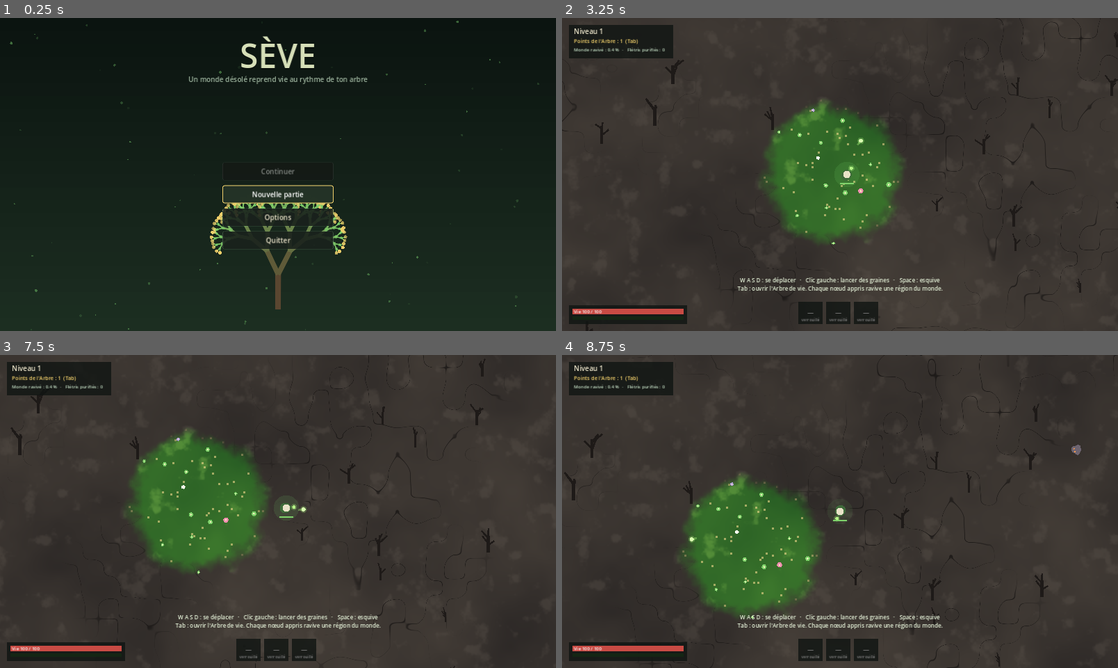
Above: before the commit, frames 1-4 (two rows, left to right).
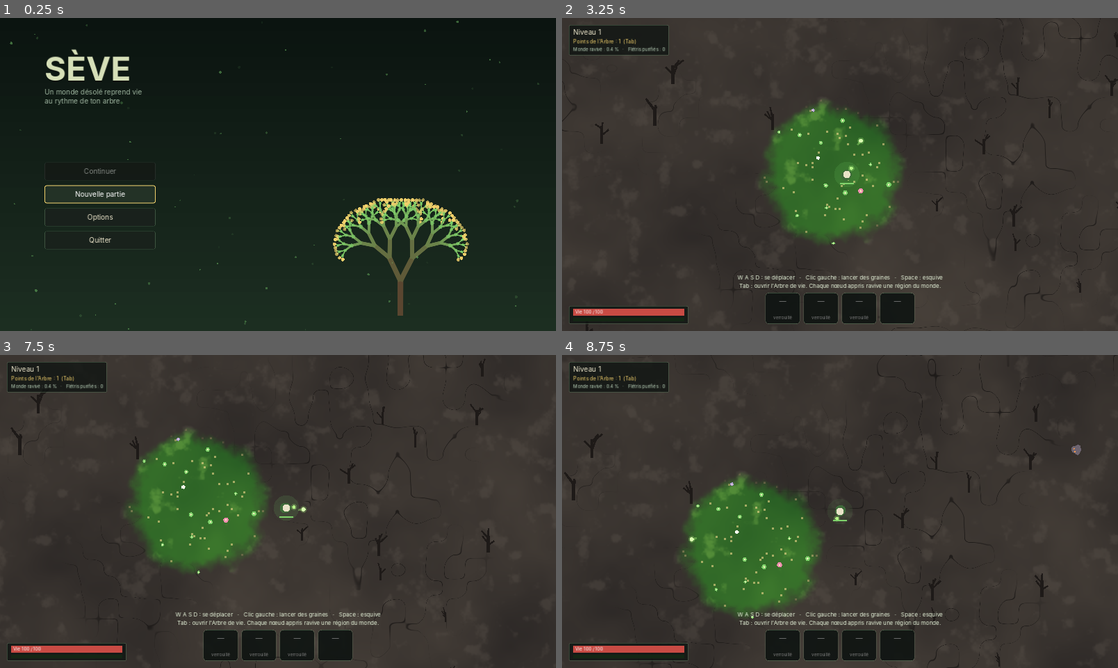
Above: after the commit, the same moments.

Repository: Dranto/Tree
Game: Godot game, scene res://scenes/title.tscn
Same seed, same stepped clock (60 frames per second), same inputs: the game is played once before the commit and once after it.
Inputs (mouse positions are in pixels of both pictures, inside the frame that each line leads up to):
- Up to frame 1 (0.25 s): no input
- Up to frame 2 (3.25 s): click "Nouvelle partie" at 0.5 s; tap Enter at 1.25, 2.75 s; move the mouse to (962, 158) at 1.27 s; hold D (move_right) 1.28-2 s; hold Tab (toggle_tree) 1.28-2 s; tap Space (dash) at 1.35, 2 s; click (962, 158) at 1.42 s; drag from (840, 174) to (812, 237) at 2.02 s; move the mouse to (895, 105) at 2.77 s; press the mouse at (895, 105) at 2.78 s; hold D (move_right) from 2.78 s (still down); tap Tab (toggle_tree) at 3.05 s
- Up to frame 3 (7.5 s): release D (move_right) at 3.5 s; release the mouse at (333, 442) at 3.5 s; drag from (250, 574) to (111, 464) at 3.52 s; tap Space (dash) at 4.25, 5.75 s; move the mouse to (444, 558) at 4.27 s; hold A (move_left) 4.28-5 s; hold Tab (toggle_tree) 4.28-5 s; click (444, 558) at 4.42 s; tap R (skill_bloom) at 4.9 s; tap Enter at 5 s; drag from (111, 464) to (194, 433) at 5.02 s; move the mouse to (305, 511) at 5.77 s; hold S (move_down) 5.78-6.5 s; hold Tab (toggle_tree) 5.78-6.5 s; tap T at 5.85 s; click (305, 511) at 5.92 s; tap E (skill_cloud) at 6.4 s; drag from (194, 433) to (166, 527) at 6.52 s; move the mouse to (400, 495) at 7.27 s; hold W (move_up) from 7.28 s (still down); hold Tab (toggle_tree) from 7.28 s (still down); click (400, 495) at 7.42 s
- Up to frame 4 (8.75 s): tap Q (skill_nova) at 7.9 s; release W (move_up) at 8 s; release Tab (toggle_tree) at 8 s; drag from (728, 527) to (812, 574) at 8.02 s

The runs differ from the first frame. In frame 1, 5.7% of the frame differs, in the area x 8-85%, y 5-96%; in frame 2, 3.8%; in frame 3, 3.8%; in frame 4, 3.8%.

Commit message:
Interface en nœuds Control adaptable à la résolution : HUD, titre, police embarquée
Co-Authored-By: Claude Sonnet 5.5 <noreply@anthropic.com>
Claude-Session: https://claude.ai/code/session_01H7XDvv58Sovku7yYYVeefi

Diff:
--- a/godot/scripts/hud.gd
+++ b/godot/scripts/hud.gd
@@ -1,28 +1,91 @@
 ## Interface en jeu : vie, expérience, points à placer, compétences et état du monde.
+## Construite en nœuds Control ancrés aux bords : elle suit la taille de la fenêtre.
 extends Control
+
+const UiTheme = preload("res://scripts/ui_theme.gd")
+const Content = preload("res://scripts/content.gd")
 
 ## Part du monde qu'il est possible de raviver (disque de l'arbre sur la carte carrée).
 const REVIVABLE := 0.67
+## Emplacements de compétences : au moins MIN_SLOTS affichés, au plus MAX_SLOTS.
+const MIN_SLOTS := 4
+const MAX_SLOTS := 6
+const MARGIN := 20
 
 var main
-var font: Font
 var banner_text := ""
 var banner_time := 0.0
 var hint_time := 12.0
 
+var _labels := {}
+var _level_label: Label
+var _points_label: Label
+var _world_label: Label
+var _hp_bar: ProgressBar
+var _hp_label: Label
+var _xp_bar: ProgressBar
+var _banner: Label
+var _hint_box: VBoxContainer
+var _slots: Array = []
+
+
+## Un emplacement de compétence : aplat de couleur, voile de recharge, touche et nom.
+class Slot extends PanelContainer:
+	var skill_id := ""
+	var color := Color.WHITE
+	var owned := false
+	var ratio := 0.0
+	var icon: Control
+	var key_label: Label
+	var name_label: Label
+
+	func _init() -> void:
+		custom_minimum_size = Vector2(100, 76)
+		var box := VBoxContainer.new()
+		box.add_theme_constant_override("separation", 2)
+		add_child(box)
+		icon = Control.new()
+		icon.custom_minimum_size = Vector2(0, 30)
+		icon.size_flags_horizontal = Control.SIZE_EXPAND_FILL
+		icon.draw.connect(_draw_icon)
+		box.add_child(icon)
+		key_label = Label.new()
+		key_label.horizontal_alignment = HORIZONTAL_ALIGNMENT_CENTER
+		key_label.add_theme_font_size_override("font_size", 16)
+		box.add_child(key_label)
+		name_label = Label.new()
+		name_label.horizontal_alignment = HORIZONTAL_ALIGNMENT_CENTER
+		name_label.add_theme_font_size_override("font_size", 12)
+		name_label.text_overrun_behavior = TextServer.OVERRUN_TRIM_ELLIPSIS
+		box.add_child(name_label)
+
+	func _draw_icon() -> void:
+		var r := Rect2(Vector2.ZERO, icon.size)
+		if not owned:
+			icon.draw_string(UiTheme.font(), Vector2(0, r.size.y - 8), "—", HORIZONTAL_ALIGNMENT_CENTER, r.size.x, 20, Color(0.5, 0.5, 0.5))
+			return
+		icon.draw_rect(r, color.darkened(0.6) if ratio > 0.0 else color)
+		if ratio > 0.0:
+			icon.draw_rect(Rect2(0, 0, r.size.x, r.size.y * ratio), Color(0, 0, 0, 0.45))
+
+	func refresh() -> void:
+		icon.queue_redraw()
+
 
 func _ready() -> void:
 	set_anchors_and_offsets_preset(Control.PRESET_FULL_RECT)
 	mouse_filter = Control.MOUSE_FILTER_IGNORE
-	font = ThemeDB.fallback_font
+	theme = UiTheme.make()
+	_build_top_left()
+	_build_bottom_left()
+	_build_bottom_center()
+	_build_banner()
+	_refresh()
 
 
 func banner(s: String) -> void:
 	banner_text = s
 	banner_time = 3.0
-
-
-var _labels := {}
 
 
 ## Nom de la touche selon la disposition du clavier du joueur (Z sur AZERTY pour « avancer »).
@@ -30,90 +93,170 @@
 	if _labels.has(action):
 		return _labels[action]
 	var label := "?"
-	for ev in InputMap.action_get_events(action):
-		var key_ev := ev as InputEventKey
-		if key_ev:
-			var kc := key_ev.physical_keycode
-			if DisplayServer.get_name() != "headless":
-				kc = DisplayServer.keyboard_get_keycode_from_physical(kc)
-			label = OS.get_keycode_string(kc)
-			break
+	if InputMap.has_action(action):
+		for ev in InputMap.action_get_events(action):
+			var key_ev := ev as InputEventKey
+			if key_ev:
+				var kc := key_ev.physical_keycode
+				if DisplayServer.get_name() != "headless":
+					kc = DisplayServer.keyboard_get_keycode_from_physical(kc)
+				label = OS.get_keycode_string(kc)
+				break
 	_labels[action] = label
 	return label
+
+
+func _panel(anchor: Control.LayoutPreset, grow_h: Control.GrowDirection, grow_v: Control.GrowDirection) -> PanelContainer:
+	var p := PanelContainer.new()
+	p.mouse_filter = Control.MOUSE_FILTER_IGNORE
+	p.set_anchors_and_offsets_preset(anchor, Control.PRESET_MODE_MINSIZE, MARGIN)
+	p.grow_horizontal = grow_h
+	p.grow_vertical = grow_v
+	var sb := UiTheme.box(Color(0.06, 0.08, 0.07, 0.8), Color(0.6, 0.8, 0.6, 0.2), 1, 4)
+	sb.content_margin_left = 12
+	sb.content_margin_right = 12
+	sb.content_margin_top = 8
+	sb.content_margin_bottom = 8
+	p.add_theme_stylebox_override("panel", sb)
+	add_child(p)
+	return p
+
+
+func _label(parent: Node, size_px: int, color: Color) -> Label:
+	var l := Label.new()
+	l.add_theme_font_size_override("font_size", size_px)
+	l.add_theme_color_override("font_color", color)
+	parent.add_child(l)
+	return l
+
+
+func _bar(fill: Color, back: Color, height: float) -> ProgressBar:
+	var b := ProgressBar.new()
+	b.show_percentage = false
+	b.min_value = 0.0
+	b.max_value = 1.0
+	b.step = 0.0
+	b.custom_minimum_size = Vector2(320, height)
+	var bg := StyleBoxFlat.new()
+	bg.bg_color = back
+	var fg := StyleBoxFlat.new()
+	fg.bg_color = fill
+	b.add_theme_stylebox_override("background", bg)
+	b.add_theme_stylebox_override("fill", fg)
+	return b
+
+
+func _build_top_left() -> void:
+	var p := _panel(Control.PRESET_TOP_LEFT, Control.GROW_DIRECTION_END, Control.GROW_DIRECTION_END)
+	var v := VBoxContainer.new()
+	v.add_theme_constant_override("separation", 4)
+	p.add_child(v)
+	_level_label = _label(v, 20, UiTheme.INK)
+	_points_label = _label(v, 15, UiTheme.GOLD)
+	_world_label = _label(v, 13, Color(0.75, 0.85, 0.75))
+
+
+func _build_bottom_left() -> void:
+	var p := _panel(Control.PRESET_BOTTOM_LEFT, Control.GROW_DIRECTION_END, Control.GROW_DIRECTION_BEGIN)
+	var v := VBoxContainer.new()
+	v.add_theme_constant_override("separation", 6)
+	p.add_child(v)
+	_hp_bar = _bar(Color("c84b44"), Color(0.25, 0.08, 0.08), 20)
+	v.add_child(_hp_bar)
+	_hp_label = _label(_hp_bar, 13, Color.WHITE)
+	_hp_label.set_anchors_and_offsets_preset(Control.PRESET_FULL_RECT)
+	_hp_label.offset_left = 6
+	_hp_label.vertical_alignment = VERTICAL_ALIGNMENT_CENTER
+	_xp_bar = _bar(Color("7fd36b"), Color(0.08, 0.15, 0.08), 10)
+	v.add_child(_xp_bar)
+
+
+func _build_bottom_center() -> void:
+	var v := VBoxContainer.new()
+	v.mouse_filter = Control.MOUSE_FILTER_IGNORE
+	v.alignment = BoxContainer.ALIGNMENT_END
+	v.add_theme_constant_override("separation", 10)
+	v.set_anchors_and_offsets_preset(Control.PRESET_CENTER_BOTTOM, Control.PRESET_MODE_MINSIZE, MARGIN)
+	v.grow_horizontal = Control.GROW_DIRECTION_BOTH
+	v.grow_vertical = Control.GROW_DIRECTION_BEGIN
+	add_child(v)
+	_hint_box = VBoxContainer.new()
+	_hint_box.add_theme_constant_override("separation", 4)
+	v.add_child(_hint_box)
+	for i in 2:
+		var l := _label(_hint_box, 16, Color(0.9, 0.95, 0.85))
+		l.horizontal_alignment = HORIZONTAL_ALIGNMENT_CENTER
+	var row := HBoxContainer.new()
+	row.alignment = BoxContainer.ALIGNMENT_CENTER
+	row.add_theme_constant_override("separation", 10)
+	v.add_child(row)
+	var ids: Array = Content.skills().keys().slice(0, MAX_SLOTS)
+	for i in maxi(MIN_SLOTS, ids.size()):
+		var s := Slot.new()
+		if i < ids.size():
+			s.skill_id = ids[i]
+			s.color = Color(Content.skills()[ids[i]].get("color", "#ffffff"))
+			s.name_label.text = Content.skills()[ids[i]].get("short", ids[i])
+		row.add_child(s)
+		_slots.append(s)
+
+
+func _build_banner() -> void:
+	_banner = Label.new()
+	_banner.horizontal_alignment = HORIZONTAL_ALIGNMENT_CENTER
+	_banner.add_theme_font_size_override("font_size", 24)
+	_banner.add_theme_color_override("font_color", Color(0.95, 0.92, 0.75))
+	_banner.set_anchors_and_offsets_preset(Control.PRESET_TOP_WIDE)
+	_banner.offset_top = 140
+	_banner.offset_bottom = 180
+	add_child(_banner)
 
 
 func _process(delta: float) -> void:
 	banner_time -= delta
 	hint_time -= delta
-	queue_redraw()
-
-
-func _panel(r: Rect2) -> void:
-	draw_rect(r, Color(0.06, 0.08, 0.07, 0.8))
-	draw_rect(r, Color(0.6, 0.8, 0.6, 0.2), false, 1.0)
-
-
-func _draw() -> void:
+	_refresh()
+
+
+func _refresh() -> void:
+	if main == null or main.player == null:
+		return
 	var s: Dictionary = Game.stats
-	var w := size.x
-	var h := size.y
 	var p = main.player
-
-	# Vie
 	var hp_ratio: float = clampf(p.hp / s["max_hp"], 0.0, 1.0)
-	_panel(Rect2(20, h - 74, 340, 54))
-	draw_rect(Rect2(30, h - 64, 320, 16), Color(0.25, 0.08, 0.08))
-	draw_rect(Rect2(30, h - 64, 320 * hp_ratio, 16), Color("c84b44"))
-	draw_string(font, Vector2(34, h - 51), "Vie %d / %d" % [roundi(p.hp), roundi(s["max_hp"])], HORIZONTAL_ALIGNMENT_LEFT, -1, 13, Color.WHITE)
-	# Expérience
-	var xp_ratio := clampf(Game.xp / Game.xp_to_next(), 0.0, 1.0)
-	draw_rect(Rect2(30, h - 42, 320, 10), Color(0.08, 0.15, 0.08))
-	draw_rect(Rect2(30, h - 42, 320 * xp_ratio, 10), Color("7fd36b"))
-
-	# Niveau, points, monde
-	_panel(Rect2(20, 20, 300, 96))
-	draw_string(font, Vector2(34, 46), "Niveau %d" % Game.level, HORIZONTAL_ALIGNMENT_LEFT, -1, 20, Color("e9e2c8"))
-	var pts_col := Color("f2d06b") if Game.points > 0 else Color(0.7, 0.75, 0.7)
-	draw_string(font, Vector2(34, 72), "Points de l'Arbre : %d  (%s)" % [Game.points, key_label("toggle_tree")], HORIZONTAL_ALIGNMENT_LEFT, -1, 15, pts_col)
+	_hp_bar.value = hp_ratio
+	_hp_label.text = "Vie %d / %d" % [roundi(p.hp), roundi(s["max_hp"])]
+	_xp_bar.value = clampf(Game.xp / Game.xp_to_next(), 0.0, 1.0)
+
+	_level_label.text = "Niveau %d" % Game.level
+	_points_label.text = "Points de l'Arbre : %d  (%s)" % [Game.points, key_label("toggle_tree")]
+	_points_label.add_theme_color_override("font_color", UiTheme.GOLD if Game.points > 0 else Color(0.7, 0.75, 0.7))
 	var revived := minf(1.0, main.ground.ratio() / REVIVABLE)
-	draw_string(font, Vector2(34, 96), "Monde ravivé : %.1f %%   ·   Flétris purifiés : %d" % [revived * 100.0, Game.kills], HORIZONTAL_ALIGNMENT_LEFT, -1, 13, Color(0.75, 0.85, 0.75))
-
-	# Compétences actives
-	var skills := [["nova", "skill_nova", "Épines", Color("e0675e")], ["cloud", "skill_cloud", "Spores", Color("b48ae0")], ["bloom", "skill_bloom", "Floraison", Color("7fd36b")]]
-	var x := w / 2.0 - 120.0
-	for sk in skills:
-		var owned := Game.has_key(sk[0])
-		var r := Rect2(x, h - 84, 70, 64)
-		_panel(r)
-		if owned:
-			var cd: float = p.cds[sk[0]]
-			var maxcd: float = p.skill_cd[sk[0]]
-			var col: Color = sk[3]
-			if cd > 0.0:
-				col = col.darkened(0.6)
-			draw_rect(Rect2(x + 6, h - 78, 58, 34), col)
-			if cd > 0.0:
-				draw_rect(Rect2(x + 6, h - 78, 58, 34 * cd / maxcd), Color(0, 0, 0, 0.45))
-			draw_string(font, Vector2(x, h - 55), key_label(sk[1]), HORIZONTAL_ALIGNMENT_CENTER, 70, 18, Color.WHITE)
-			draw_string(font, Vector2(x, h - 28), sk[2], HORIZONTAL_ALIGNMENT_CENTER, 70, 12, Color(0.85, 0.9, 0.85))
+	_world_label.text = "Monde ravivé : %.1f %%   ·   Flétris purifiés : %d" % [revived * 100.0, Game.kills]
+
+	for s2 in _slots:
+		var slot := s2 as Slot
+		if slot.skill_id == "":
+			slot.owned = false
+			slot.key_label.text = ""
 		else:
-			draw_string(font, Vector2(x, h - 46), "—", HORIZONTAL_ALIGNMENT_CENTER, 70, 18, Color(0.5, 0.5, 0.5))
-			draw_string(font, Vector2(x, h - 28), "verrouillé", HORIZONTAL_ALIGNMENT_CENTER, 70, 11, Color(0.5, 0.5, 0.5))
-		x += 80.0
-
-	# Bannière
-	if banner_time > 0.0:
-		var a := clampf(banner_time, 0.0, 1.0)
-		draw_string(font, Vector2(0, 160), banner_text, HORIZONTAL_ALIGNMENT_CENTER, w, 24, Color(0.95, 0.92, 0.75, a))
-
-	# Aide de départ
-	if hint_time > 0.0 and Settings.show_hints:
-		var a := clampf(hint_time / 2.0, 0.0, 1.0)
-		var lines := [
-			"%s %s %s %s : se déplacer   ·   Clic gauche : lancer des graines   ·   %s : esquive" % [key_label("move_up"), key_label("move_left"), key_label("move_down"), key_label("move_right"), key_label("dash")],
-			"%s : ouvrir l'Arbre de vie. Chaque nœud appris ravive une région du monde." % key_label("toggle_tree"),
-		]
-		var y := h - 140.0
-		for line in lines:
-			draw_string(font, Vector2(0, y), line, HORIZONTAL_ALIGNMENT_CENTER, w, 16, Color(0.9, 0.95, 0.85, a))
-			y += 24.0
+			slot.owned = Game.has_key(slot.skill_id)
+			var cd: float = p.cds.get(slot.skill_id, 0.0)
+			var maxcd: float = p.skill_cd.get(slot.skill_id, 1.0)
+			slot.ratio = cd / maxcd if slot.owned and cd > 0.0 else 0.0
+			slot.key_label.text = key_label("skill_" + slot.skill_id) if slot.owned else ""
+			slot.name_label.text = Content.skills()[slot.skill_id].get("short", slot.skill_id) if slot.owned else "verrouillé"
+		slot.name_label.add_theme_color_override("font_color", Color(0.85, 0.9, 0.85) if slot.owned else Color(0.5, 0.5, 0.5))
+		slot.refresh()
+
+	_banner.text = banner_text
+	_banner.modulate.a = clampf(banner_time, 0.0, 1.0)
+
+	var show_hint := hint_time > 0.0 and Settings.show_hints
+	_hint_box.modulate.a = clampf(hint_time / 2.0, 0.0, 1.0) if show_hint else 0.0
+	var lines := [
+		"%s %s %s %s : se déplacer   ·   Clic gauche : lancer des graines   ·   %s : esquive" % [key_label("move_up"), key_label("move_left"), key_label("move_down"), key_label("move_right"), key_label("dash")],
+		"%s : ouvrir l'Arbre de vie. Chaque nœud appris ravive une région du monde." % key_label("toggle_tree"),
+	]
+	for i in 2:
+		(_hint_box.get_child(i) as Label).text = lines[i]
--- a/godot/scripts/title.gd
+++ b/godot/scripts/title.gd
@@ -3,6 +3,9 @@
 
 const UiTheme = preload("res://scripts/ui_theme.gd")
 const OptionsPanel = preload("res://scripts/options_panel.gd")
+
+## Position horizontale (part de la largeur) de la colonne du titre et des boutons.
+const MENU_X := 0.08
 
 var menu: VBoxContainer
 var continue_button: Button
@@ -18,14 +21,13 @@
 
 
 func _ready() -> void:
-	font = ThemeDB.fallback_font
+	font = UiTheme.font(true)
 	if Flow.skip_title:
 		Flow.new_game.call_deferred()
 		set_process(false)
 		return
 	set_anchors_and_offsets_preset(Control.PRESET_FULL_RECT)
 	theme = UiTheme.make()
-	font = ThemeDB.fallback_font
 	var rng := RandomNumberGenerator.new()
 	rng.seed = 7
 	for i in 70:
@@ -33,10 +35,13 @@
 
 	menu = VBoxContainer.new()
 	menu.add_theme_constant_override("separation", 14)
-	menu.set_anchors_and_offsets_preset(Control.PRESET_CENTER)
-	menu.grow_horizontal = Control.GROW_DIRECTION_BOTH
+	# Colonne de gauche (8 % de la largeur), centrée sous le titre : l'arbre décoratif occupe la droite.
+	menu.anchor_left = MENU_X
+	menu.anchor_right = MENU_X
+	menu.anchor_top = 0.6
+	menu.anchor_bottom = 0.6
+	menu.grow_horizontal = Control.GROW_DIRECTION_END
 	menu.grow_vertical = Control.GROW_DIRECTION_BOTH
-	menu.position.y += 90
 	add_child(menu)
 	continue_button = UiTheme.button("Continuer")
 	continue_button.pressed.connect(Flow.continue_game)
@@ -101,19 +106,25 @@
 		var c := Color("0b1410").lerp(Color("1d2f22"), k)
 		draw_rect(Rect2(0, h * k, w, h / steps + 1.0), c)
 	# Arbre de vie stylisé : branches qui se divisent, nœuds lumineux.
-	var base := Vector2(w * 0.5, h * 0.93)
-	_branch(base, -PI / 2.0, 100.0, 7, 0)
+	var base := Vector2(maxf(w * 0.72, w - h * 0.55), h * 0.95)
+	_branch(base, -PI / 2.0, h * 0.11, 7, 0)
 	# Spores qui montent.
 	for m in motes:
 		var y := fmod(m["y"] - t * m["s"] + 10.0, 1.0)
 		var x: float = m["x"] + sin(t * 0.5 + m["p"]) * 0.015
 		var a := 0.25 + 0.2 * sin(t * 1.3 + m["p"])
 		draw_circle(Vector2(x * w, y * h), m["r"], Color(0.5, 0.85, 0.45, a))
-	# Titre.
+	# Titre, aligné à gauche sur la colonne des boutons.
+	var x := w * MENU_X
 	var glow := 0.75 + 0.25 * sin(t * 1.2)
-	draw_string(font, Vector2(0, h * 0.16 + 3), "SÈVE", HORIZONTAL_ALIGNMENT_CENTER, w, 96, Color(0, 0, 0, 0.5))
-	draw_string(font, Vector2(0, h * 0.16), "SÈVE", HORIZONTAL_ALIGNMENT_CENTER, w, 96, UiTheme.INK.lerp(UiTheme.LEAF, 1.0 - glow))
-	draw_string(font, Vector2(0, h * 0.16 + 40), "Un monde désolé reprend vie au rythme de ton arbre", HORIZONTAL_ALIGNMENT_CENTER, w, 20, Color(0.75, 0.85, 0.75, 0.8))
+	var title_size := clampi(roundi(h * 0.105), 48, 140)
+	var ty := h * 0.2
+	draw_string(font, Vector2(x, ty + 3), "SÈVE", HORIZONTAL_ALIGNMENT_LEFT, -1, title_size, Color(0, 0, 0, 0.5))
+	draw_string(font, Vector2(x, ty), "SÈVE", HORIZONTAL_ALIGNMENT_LEFT, -1, title_size, UiTheme.INK.lerp(UiTheme.LEAF, 1.0 - glow))
+	var sub_font := UiTheme.font()
+	var sub_col := Color(0.75, 0.85, 0.75, 0.8)
+	draw_string(sub_font, Vector2(x, ty + 40), "Un monde désolé reprend vie", HORIZONTAL_ALIGNMENT_LEFT, -1, 20, sub_col)
+	draw_string(sub_font, Vector2(x, ty + 66), "au rythme de ton arbre", HORIZONTAL_ALIGNMENT_LEFT, -1, 20, sub_col)
 
 
 func _branch(p: Vector2, ang: float, length: float, depth: int, seed_i: int) -> void:
--- a/godot/scripts/ui_theme.gd
+++ b/godot/scripts/ui_theme.gd
@@ -5,6 +5,18 @@
 const LEAF := Color("7fd36b")
 const GOLD := Color("f2d06b")
 const PANEL_BG := Color(0.06, 0.08, 0.07, 0.92)
+const FONT_REGULAR := "res://assets/fonts/Inter-Regular.otf"
+const FONT_BOLD := "res://assets/fonts/Inter-Bold.otf"
+
+static var _fonts := {}
+
+
+## Police du jeu (Inter, licence OFL, dans assets/fonts) : l'interface ne dépend jamais de la police du moteur.
+static func font(bold := false) -> Font:
+	var path := FONT_BOLD if bold else FONT_REGULAR
+	if not _fonts.has(path):
+		_fonts[path] = load(path)
+	return _fonts[path]
 
 
 static func box(bg: Color, border: Color, width := 1, radius := 6) -> StyleBoxFlat:
@@ -22,6 +34,7 @@
 
 static func make() -> Theme:
 	var t := Theme.new()
+	t.default_font = font()
 	t.default_font_size = 20
 	t.set_color("font_color", "Button", INK)
 	t.set_color("font_hover_color", "Button", Color.WHITE)
Binary file added: godot/assets/fonts/Inter-Bold.otf
Binary file added: godot/assets/fonts/Inter-Regular.otf
Not shown, added: godot/assets/fonts/LICENCE-Inter.txt
Binary file changed: godot/tests/visual/reference/arbre_depart.png
Binary file changed: godot/tests/visual/reference/arbre_ensemble.png
Binary file changed: godot/tests/visual/reference/arbre_progression.png
Binary file changed: godot/tests/visual/reference/arbre_survol.png
Binary file changed: godot/tests/visual/reference/jeu_combat.png
Binary file changed: godot/tests/visual/reference/jeu_depart.png
